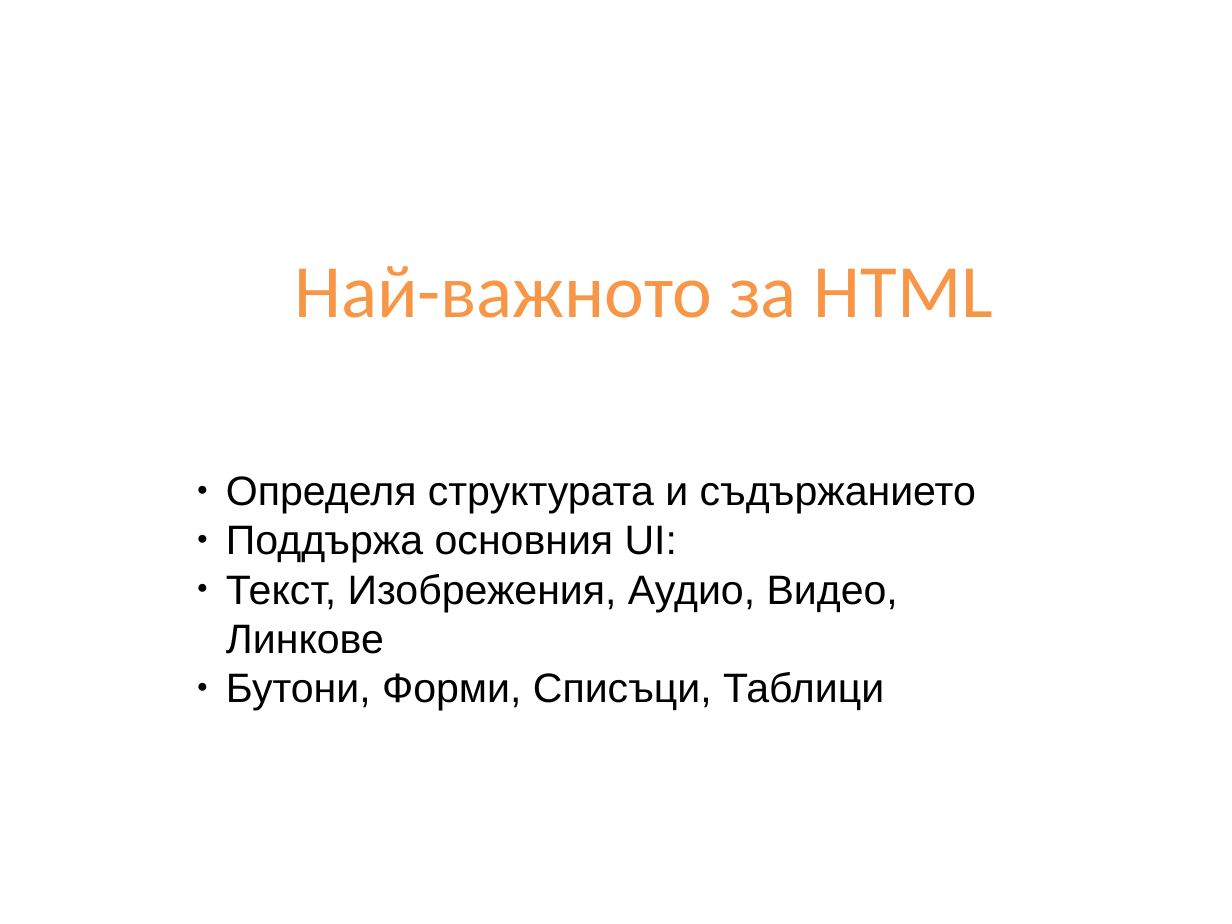
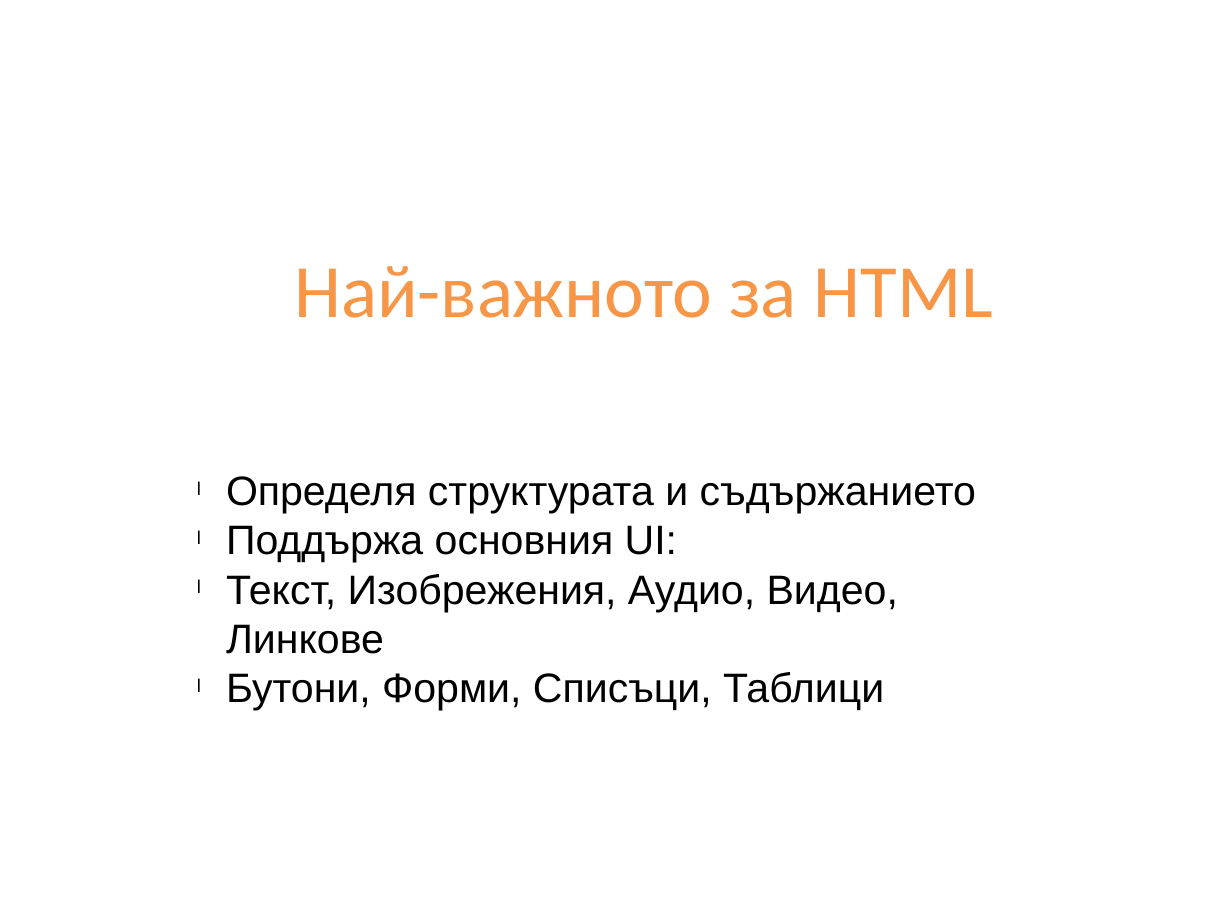
Before and after one commit to Academy-Soft-Intellect/PHP-MySQL-Course, a slide deck: slide 5 of slides/02-HTML-basics.pptx. Drawn at 1232x924 pixels with LibreOffice and Linux fonts; fonts in the diff are those of the drawing; background and template pictures are left out. Boxes give left, top, right and bottom in pixels: in the first picture for what was removed or moved away, otherwise in the second. Text is boxed around its words. In the diff, an @@ line names an element or a change of style, - is before the commit and + after.

```diff
--- a/slides/02-HTML-basics.pptx
+++ b/slides/02-HTML-basics.pptx
@@ text "Определя структурата и съдържанието" at [226, 476, 976, 710]: bullet ● to l @@
```
Also in this commit, not shown: 10 other slides changed, 40 other files.
